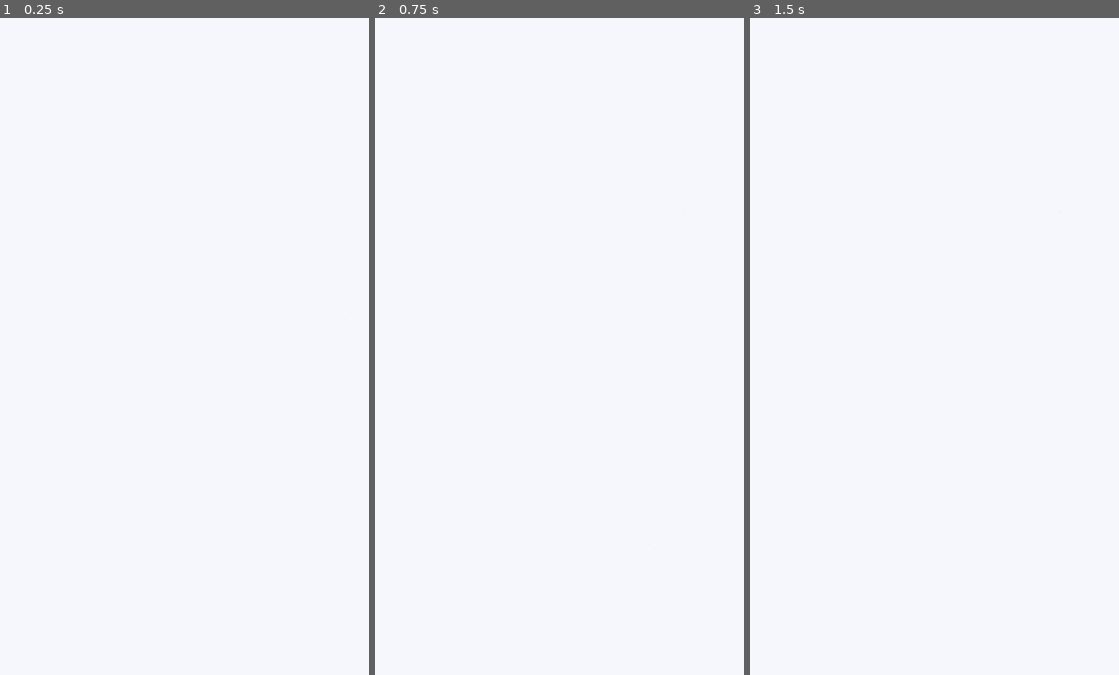
Above: before the commit, frames 1-3 (left to right).
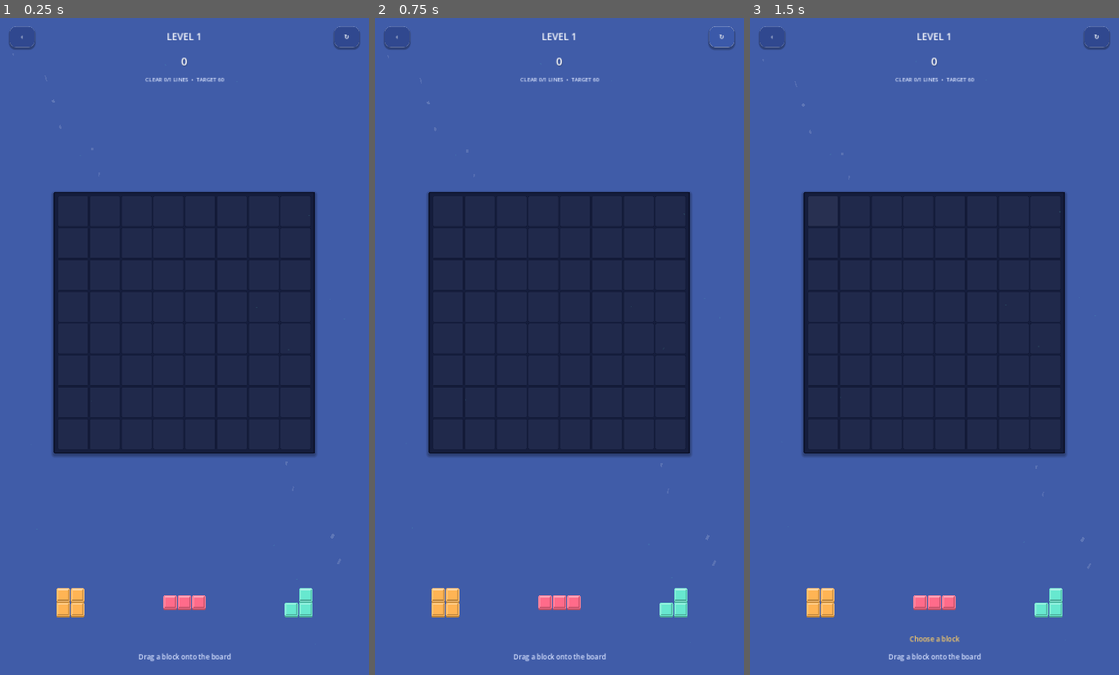
Above: after the commit, the same moments.

Repository: eghosa001/unjam
Game: Godot game, scene res://scenes/BlockPuzzle.tscn
Two runs of this game, one before a commit and one after it. Both use one fixed random seed, a clock stepped at 60 frames per second and the inputs below. This scene is started directly instead of the project's main scene.
Inputs (mouse positions are in pixels of both pictures, inside the frame that each line leads up to):
- Up to frame 1 (0.25 s): no input
- Up to frame 2 (0.75 s): click (721, 37) at 0.5 s, where only the run after the commit has a clickable "↻"
- Up to frame 3 (1.5 s): click (823, 208) at 1.27 s

The runs differ from the first frame. In frame 1, 100% of the frame differs, in the area x 0-100%, y 0-100%; in frame 2, 100%; in frame 3, 100%.
Error before the commit: Parse Error: Identifier "meta_label" not declared in the current scope. (res://scripts/game/block_puzzle_polished.gd:88)

Commit message:
Fix production Block Puzzle launch path and color state

Diff:
--- a/scripts/game/block_puzzle_polished.gd
+++ b/scripts/game/block_puzzle_polished.gd
@@ -48,7 +48,7 @@
 	return 6
 
 func level_config() -> Dictionary:
-	var world := MultiGameManager.world_for_level(level_number)
+	var world: int = int(MultiGameManager.world_for_level(level_number))
 	var d := difficulty()
 	var tier := campaign_tier()
 	var base := 70 + mini(170, world * 4) + tier * 18
@@ -71,32 +71,25 @@
 	return {"target_score": base, "target_lines": mini(18, lines), "par": par}
 
 func load_level() -> void:
-	completed = false
-	selected_piece = -1
-	score = 0
-	lines_cleared = 0
-	placements = 0
-	piece_batch = 0
-	history.clear()
-	status_label.text = ""
-	hint_label.text = "Select a shape, then place it on the grid"
-	var config := level_config()
-	target_score = int(config.get("target_score", 80))
-	target_lines = int(config.get("target_lines", 2))
-	par_placements = int(config.get("par", 18))
-	title_label.text = "DAILY BLOCK PUZZLE" if daily_mode else "BLOCK PUZZLE  •  LEVEL %04d" % level_number
-	meta_label.text = "%s  •  %s  •  WORLD %d" % [difficulty().to_upper(), MultiGameManager.world_name(GAME_ID, MultiGameManager.world_for_level(level_number)).to_upper(), MultiGameManager.world_for_level(level_number)]
-	rng.seed = level_number * 104729 + 8191 + (1 if daily_mode else 0)
-	cells.clear()
-	for _y in range(GRID_SIZE):
-		var row: Array = []
-		for _x in range(GRID_SIZE): row.append(false)
-		cells.append(row)
-	_apply_start_pattern()
-	refill_pieces()
-	_restore_checkpoint()
-	render()
-	AnalyticsManager.track("block_puzzle_level_started", {"level": level_number, "difficulty": difficulty(), "daily": daily_mode, "tier": campaign_tier()})
+	# Let the current Color Blast base implementation initialize cells, colors,
+	# score UI, checkpoints, and analytics. The old override duplicated legacy UI
+	# state (meta_label) and no longer matched the production base class.
+	var checkpoint_before := MultiGameManager.checkpoint(GAME_ID)
+	super.load_level()
+	if checkpoint_before.is_empty():
+		_apply_start_pattern()
+		if not any_move_available():
+			# Preserve a playable opening even when a high-tier pattern is dense.
+			for y in range(GRID_SIZE):
+				for x in range(GRID_SIZE):
+					if bool(cells[y][x]) and rng.randf() < 0.35:
+						cells[y][x] = false
+						cell_colors[y][x] = Color.TRANSPARENT
+			if not any_move_available():
+				pieces[0] = [Vector2i(0,0)]
+				piece_colors[0] = PIECE_COLORS[0]
+		render()
+		_save_checkpoint()
 
 func _apply_start_pattern() -> void:
 	var tier := campaign_tier()
@@ -141,9 +134,11 @@
 	for i in range(mini(count, candidates.size())):
 		var p: Vector2i = candidates[i]
 		cells[p.y][p.x] = true
+		cell_colors[p.y][p.x] = PIECE_COLORS[posmod(i + tier, PIECE_COLORS.size())]
 
 func refill_pieces() -> void:
 	pieces.clear()
+	piece_colors.clear()
 	piece_batch += 1
 	var tier := campaign_tier()
 	var d := difficulty()
@@ -159,10 +154,11 @@
 			lower = 6
 		var shape_index := rng.randi_range(lower, max_index)
 		pieces.append((ADVANCED_SHAPES[shape_index] as Array).duplicate())
+		piece_colors.append(PIECE_COLORS[posmod(piece_batch * 3 + i + tier, PIECE_COLORS.size())])
 	selected_piece = -1
 	if not any_move_available():
-		# Guarantee recovery without making the whole batch trivial.
 		pieces[0] = (ADVANCED_SHAPES[rng.randi_range(0, 2)] as Array).duplicate()
+		piece_colors[0] = PIECE_COLORS[posmod(piece_batch * 3 + tier, PIECE_COLORS.size())]
 		if not any_move_available():
 			pieces[0] = [Vector2i(0,0)]
 
@@ -171,8 +167,8 @@
 		child.queue_free()
 	for i in range(pieces.size()):
 		var button := PolishedBlockPieceButton.new()
-		button.custom_minimum_size = Vector2(285, 130)
-		var color: Color = PIECE_COLORS[posmod(piece_batch * 3 + i + campaign_tier(), PIECE_COLORS.size())]
+		button.custom_minimum_size = Vector2(260, 142)
+		var color: Color = piece_colors[i] if i < piece_colors.size() else PIECE_COLORS[posmod(piece_batch * 3 + i + campaign_tier(), PIECE_COLORS.size())]
 		button.configure(pieces[i], i == selected_piece, color, i)
 		button.pressed.connect(select_piece.bind(i))
 		piece_row.add_child(button)
